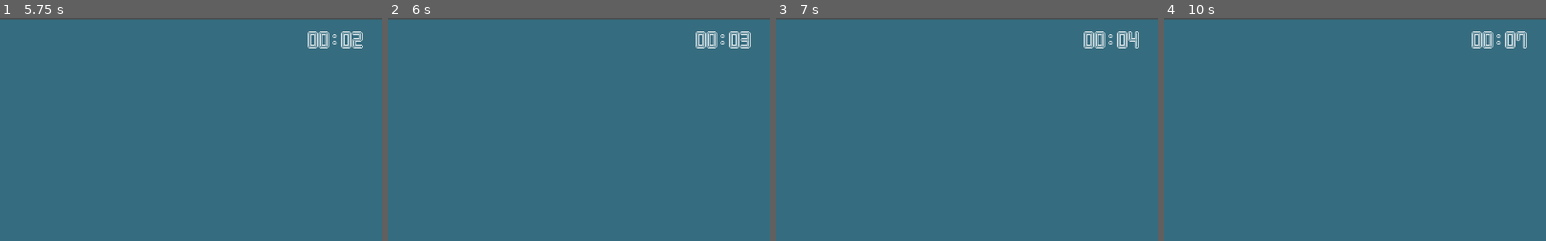
Above: before the commit, frames 1-4 (left to right).
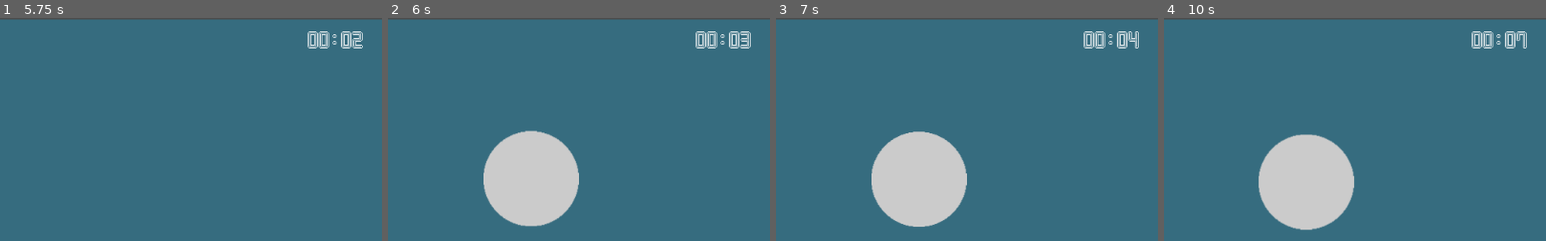
Above: after the commit, the same moments.

Repository: peter-shaw-benson/naval-game
Game: Godot game, scene res://gui/MainMenu.tscn
Same seed, same stepped clock (60 frames per second), same inputs: the game is played once before the commit and once after it.
Inputs (mouse positions are % of the whole screen's width and height, from its top left):
- Up to frame 1 (5.75 s): click "Start Game" at 0.5 s; click "Back" at 1.25 s; click "Start Game" at 2 s; click "Start Game" at 2.75 s; move the mouse to (10, 29) at 3.52 s; hold S (scout) 3.53-4.28 s; click (10, 29) at 3.67 s; move the mouse to (30, 55) at 4.27 s; tap X (bomb) at 4.35 s; click (30, 55) at 4.42 s; tap S (scout) at 4.55, 5.3 s; move the mouse to (60, 28) at 5.02 s; hold F (fighter) from 5.03 s (still down); click (60, 28) at 5.17 s
- Up to frame 2 (6 s): tap Enter at 5.75 s; move the mouse to (45, 70) at 5.77 s; release F (fighter) at 5.78 s; tap Q (patrol) at 5.85 s; click (45, 70) at 5.92 s
- Up to frame 3 (7 s): tap S (scout) at 6.05, 6.8 s; tap Space (pause_game) at 6.5 s; move the mouse to (80, 65) at 6.52 s; hold Shift (queue) from 6.53 s (still down); click (80, 65) at 6.67 s
- Up to frame 4 (10 s): move the mouse to (20, 35) at 7.27 s; release Shift (queue) at 7.28 s; tap S (scout) at 7.35, 8.3, 9.05 s; click (20, 35) at 7.42 s; move the mouse to (55, 50) at 8.02 s; hold B (stop) 8.03-8.78 s; click (55, 50) at 8.17 s; tap Enter at 8.75 s; move the mouse to (35, 25) at 8.77 s; tap Z (strike) at 8.85 s; click (35, 25) at 8.92 s; tap Space (pause_game) at 9.5 s; move the mouse to (72, 45) at 9.52 s; hold S (scout) from 9.53 s (still down); click (72, 45) at 9.67 s
The pictures show only the part of the screen within x 50-100%, y 0-50%; the shares and areas given below are measured in that part.

Frame 1 is identical in both runs. In frame 2, 8.5% of the frame differs, in the area x 25-50%, y 50-94%; in frame 3, 8.5%; in frame 4, 8.6%, in the area x 24-50%, y 52-96%.
Error in both runs: Invalid get index 'type' (on base: 'Dictionary'). (res://Game)

Commit message:
added fog prototype

Diff:
--- a/Game Map/Map 2.gd
+++ b/Game Map/Map 2.gd
@@ -4,6 +4,7 @@
 export var island_scene: PackedScene
 export var airbase_scene: PackedScene
 export var carrier_scene: PackedScene
+export var fog_scene: PackedScene
 
 var squad: Squadron
 var island: Island
@@ -127,6 +128,7 @@
 	carrier.connect("plane_launch", self, "launch_plane_squad")
 	carrier.connect("planes_recovered", self, "recover_plane_squad")
 	carrier.connect("stopped_placing", self, "_on_squadron_stopped_placement")
+
 
 	#place_squadron(squad)
 	# Find mouse position, set squadron position based on it
@@ -252,6 +254,11 @@
 	get_node("Weather").calc_new_wind_speed()
 	for unit in squad_list:
 		unit.calc_new_wind_vector($Weather.get_wind_velocity_cartesian())
+	if $Weather.get_fog_gen_flag():
+		var new_fog = fog_scene.instance()
+		$Weather.register_fog(new_fog)
+		add_child(new_fog)
+	$Weather.update_fog()
 	$WindBox.update_weather_display($Weather.get_wind_dir_angle(), $Weather.get_wind_speed_kt())
 
 func _on_GameClock_timeout():
--- a/Game Map/Map 2.tscn
+++ b/Game Map/Map 2.tscn
@@ -14,10 +14,19 @@
 [ext_resource path="res://Game Map/WindBox.gd" type="Script" id=12]
 [ext_resource path="res://Squad/Carrier/Carrier.tscn" type="PackedScene" id=13]
 [ext_resource path="res://Game Map/Calvinatron/Calvinatron.gd" type="Script" id=14]
+[ext_resource path="res://Game Map/Weather/Fog.tscn" type="PackedScene" id=15]
 
 [sub_resource type="DynamicFont" id=1]
 size = 36
 font_data = ExtResource( 6 )
+
+[sub_resource type="GDScript" id=2]
+script/source = "extends Node
+
+
+func _ready():
+	pass
+"
 
 [node name="Main" type="Node"]
 pause_mode = 2
@@ -26,6 +35,7 @@
 island_scene = ExtResource( 4 )
 airbase_scene = ExtResource( 8 )
 carrier_scene = ExtResource( 13 )
+fog_scene = ExtResource( 15 )
 
 [node name="ColorRect" type="ColorRect" parent="."]
 anchor_right = 1.0
@@ -120,13 +130,13 @@
 [node name="Weather" type="Node" parent="."]
 script = ExtResource( 9 )
 
+[node name="FogGen" type="Node" parent="Weather"]
+script = SubResource( 2 )
+
 [node name="WindBox" type="Control" parent="."]
 margin_right = 168.0
 margin_bottom = 184.0
 script = ExtResource( 12 )
-__meta__ = {
-"_edit_use_anchors_": false
-}
 
 [node name="ArrowSprite" type="Sprite" parent="WindBox"]
 position = Vector2( 80, 80 )
--- /dev/null
+++ b/Game Map/Weather/Fog.gd
@@ -0,0 +1,29 @@
+extends Area2D
+
+var movement: Vector2
+# Declare member variables here. Examples:
+# var a = 2
+# var b = "text"
+func generate_fog_coords():
+	var screen_size = get_viewport().size
+	var random_coords = Vector2(rand_range(1, screen_size.x), rand_range(1, screen_size.y))
+	return random_coords
+
+func _physics_process(delta):
+	global_position = global_position.move_toward(movement, delta*movement.length())
+# Called when the node enters the scene tree for the first time.
+
+func set_movement(movement_in: Vector2):
+	self.movement = self.global_position + movement_in.rotated(3*PI/2)
+
+func _ready():
+	set_movement(Vector2(0, 0))
+	self.global_position = generate_fog_coords()
+
+func get_faction():
+	return 5
+
+
+# Called every frame. 'delta' is the elapsed time since the previous frame.
+#func _process(delta):
+#	pass
--- /dev/null
+++ b/Game Map/Weather/Fog.tscn
@@ -0,0 +1,18 @@
+[gd_scene load_steps=4 format=2]
+
+[ext_resource path="res://Game Map/Weather/Fog.gd" type="Script" id=1]
+[ext_resource path="res://art/spotting_lighting.png" type="Texture" id=2]
+
+[sub_resource type="CircleShape2D" id=1]
+radius = 103.5
+
+[node name="Fog" type="Area2D"]
+collision_layer = 3
+collision_mask = 3
+script = ExtResource( 1 )
+
+[node name="Sprite" type="Sprite" parent="."]
+texture = ExtResource( 2 )
+
+[node name="FogCollision" type="CollisionShape2D" parent="."]
+shape = SubResource( 1 )
--- a/Game Map/Weather/Weather.gd
+++ b/Game Map/Weather/Weather.gd
@@ -10,6 +10,7 @@
 
 var current_dir_std = 0.1
 var current_wind_direction = 0
+var fog_list = []
 var rng = RandomNumberGenerator.new()
 # Declare member variables here. Examples:
 # var a = 2
@@ -44,6 +45,18 @@
 	current_wind_speed*sin(current_wind_direction))
 # Called when the node enters the scene tree for the first time.
 
+func get_fog_gen_flag():
+	if rand_range(0, 1) < 0.2:
+		return true
+	return false
+
+func update_fog():
+	for fog in fog_list:
+		fog.set_movement(get_wind_velocity_cartesian())
+
+func register_fog(fog_in):
+	fog_list.append(fog_in)
+
 func get_wind_dir_angle():
 	return current_wind_direction + 3*PI/2
 
--- a/Squad/CombatUnitsWrapper.tscn
+++ b/Squad/CombatUnitsWrapper.tscn
@@ -16,14 +16,14 @@
 
 [sub_resource type="SpriteFrames" id=1]
 animations = [ {
+"frames": [ ExtResource( 13 ), ExtResource( 9 ), ExtResource( 14 ) ],
+"loop": true,
+"name": "scout_plane_basic",
+"speed": 5.0
+}, {
 "frames": [ ExtResource( 11 ), ExtResource( 12 ), ExtResource( 10 ) ],
 "loop": true,
 "name": "scout_plane_clicked",
-"speed": 5.0
-}, {
-"frames": [ ExtResource( 5 ), ExtResource( 6 ), ExtResource( 7 ) ],
-"loop": true,
-"name": "ship_clicked",
 "speed": 5.0
 }, {
 "frames": [ ExtResource( 4 ), ExtResource( 3 ), ExtResource( 2 ) ],
@@ -31,9 +31,9 @@
 "name": "ship_basic",
 "speed": 5.0
 }, {
-"frames": [ ExtResource( 13 ), ExtResource( 9 ), ExtResource( 14 ) ],
+"frames": [ ExtResource( 5 ), ExtResource( 6 ), ExtResource( 7 ) ],
 "loop": true,
-"name": "scout_plane_basic",
+"name": "ship_clicked",
 "speed": 5.0
 } ]
 
@@ -56,10 +56,9 @@
 [sub_resource type="StyleBoxFlat" id=6]
 bg_color = Color( 0.831373, 0.878431, 0.137255, 1 )
 
-[node name="Squadron" type="Area2D" groups=[
-"squad_group",
-]]
+[node name="Squadron" type="Area2D" groups=["squad_group"]]
 position = Vector2( 134, 76.75 )
+collision_mask = 17
 script = ExtResource( 1 )
 
 [node name="Sprite" type="AnimatedSprite" parent="."]
@@ -107,11 +106,9 @@
 custom_styles/bg = SubResource( 5 )
 value = 25.0
 percent_visible = false
-__meta__ = {
-"_edit_use_anchors_": false
-}
 
 [node name="ShotTimer" type="Timer" parent="."]
 wait_time = 0.5
+
 [connection signal="area_entered" from="." to="." method="_on_Squadron_area_entered"]
 [connection signal="timeout" from="ShotTimer" to="." method="_on_ShotTimer_timeout"]
--- a/Squad/PlaneSquadron/PlaneSquadron.gd
+++ b/Squad/PlaneSquadron/PlaneSquadron.gd
@@ -186,10 +186,15 @@
 
 func _on_PlaneSquad_area_entered(area):
 	#print("plane hit base")
-
 	if current_target.distance_to(area.global_position) < 5:
-
 		emit_signal("planes_recovered", self)
+
+	if area.get_faction() == 5:
+		do_fog_effects()
+
+func do_fog_effects():
+	self.hide()
+
 
 func carrier_launch(carrier):
 	carrier_origin = carrier
--- a/Squad/PlaneSquadron/PlaneSquadron.tscn
+++ b/Squad/PlaneSquadron/PlaneSquadron.tscn
@@ -31,31 +31,6 @@
 
 [sub_resource type="SpriteFrames" id=1]
 animations = [ {
-"frames": [ ExtResource( 6 ), ExtResource( 1 ), ExtResource( 5 ) ],
-"loop": true,
-"name": "scoutPlane_basic",
-"speed": 5.0
-}, {
-"frames": [ ExtResource( 20 ), ExtResource( 19 ), ExtResource( 16 ) ],
-"loop": true,
-"name": "levelBomber_clicked",
-"speed": 5.0
-}, {
-"frames": [ ExtResource( 4 ), ExtResource( 3 ), ExtResource( 2 ) ],
-"loop": true,
-"name": "scoutPlane_clicked",
-"speed": 5.0
-}, {
-"frames": [ ExtResource( 26 ), ExtResource( 24 ), ExtResource( 25 ) ],
-"loop": true,
-"name": "torpBomber_clicked",
-"speed": 5.0
-}, {
-"frames": [ ExtResource( 23 ), ExtResource( 21 ), ExtResource( 22 ) ],
-"loop": true,
-"name": "torpBomber_basic",
-"speed": 5.0
-}, {
 "frames": [ ExtResource( 8 ), ExtResource( 7 ), ExtResource( 12 ) ],
 "loop": true,
 "name": "fighter_basic",
@@ -69,6 +44,31 @@
 "frames": [ ExtResource( 15 ), ExtResource( 17 ), ExtResource( 18 ) ],
 "loop": true,
 "name": "levelBomber_basic",
+"speed": 5.0
+}, {
+"frames": [ ExtResource( 20 ), ExtResource( 19 ), ExtResource( 16 ) ],
+"loop": true,
+"name": "levelBomber_clicked",
+"speed": 5.0
+}, {
+"frames": [ ExtResource( 6 ), ExtResource( 1 ), ExtResource( 5 ) ],
+"loop": true,
+"name": "scoutPlane_basic",
+"speed": 5.0
+}, {
+"frames": [ ExtResource( 4 ), ExtResource( 3 ), ExtResource( 2 ) ],
+"loop": true,
+"name": "scoutPlane_clicked",
+"speed": 5.0
+}, {
+"frames": [ ExtResource( 23 ), ExtResource( 21 ), ExtResource( 22 ) ],
+"loop": true,
+"name": "torpBomber_basic",
+"speed": 5.0
+}, {
+"frames": [ ExtResource( 26 ), ExtResource( 24 ), ExtResource( 25 ) ],
+"loop": true,
+"name": "torpBomber_clicked",
 "speed": 5.0
 } ]
 
@@ -116,5 +116,6 @@
 }
 
 [node name="CAPTimer" type="Timer" parent="."]
+
 [connection signal="area_entered" from="." to="." method="_on_PlaneSquad_area_entered"]
 [connection signal="timeout" from="CAPTimer" to="." method="_on_CAPTimer_timeout"]
--- a/Squad/ShipSquadron.gd
+++ b/Squad/ShipSquadron.gd
@@ -88,6 +88,11 @@
 
 		get_node("IslandCollision").set_deferred("disabled", true)
 
+	if area.get_faction() == 5:
+		do_fog_effects()
+
+func do_fog_effects():
+	print("fog found")
 
 func _physics_process(delta):
 
--- a/Squad/Squadron.tscn
+++ b/Squad/Squadron.tscn
@@ -11,14 +11,14 @@
 
 [sub_resource type="SpriteFrames" id=1]
 animations = [ {
+"frames": [ ExtResource( 4 ), ExtResource( 3 ), ExtResource( 2 ) ],
+"loop": true,
+"name": "squadron_basic",
+"speed": 5.0
+}, {
 "frames": [ ExtResource( 5 ), ExtResource( 6 ), ExtResource( 7 ) ],
 "loop": true,
 "name": "squadron_clicked",
-"speed": 5.0
-}, {
-"frames": [ ExtResource( 4 ), ExtResource( 3 ), ExtResource( 2 ) ],
-"loop": true,
-"name": "squadron_basic",
 "speed": 5.0
 } ]
 
@@ -41,9 +41,7 @@
 [sub_resource type="StyleBoxFlat" id=6]
 bg_color = Color( 0.831373, 0.878431, 0.137255, 1 )
 
-[node name="Squadron" type="Area2D" groups=[
-"squad_group",
-]]
+[node name="Squadron" type="Area2D" groups=["squad_group"]]
 pause_mode = 1
 position = Vector2( 134, 76.75 )
 script = ExtResource( 1 )
@@ -100,5 +98,6 @@
 
 [node name="ShotTimer" type="Timer" parent="."]
 wait_time = 0.5
+
 [connection signal="area_entered" from="." to="." method="_on_Squadron_area_entered"]
 [connection signal="timeout" from="ShotTimer" to="." method="_on_ShotTimer_timeout"]
--- a/gui/MainMenu.tscn
+++ b/gui/MainMenu.tscn
@@ -104,6 +104,7 @@
 margin_bottom = 140.0
 size_flags_vertical = 0
 text = "Quit"
+
 [connection signal="pressed" from="VBoxContainer/MarginContainer3/options/StartButton2" to="." method="_on_StartButton_pressed"]
 [connection signal="pressed" from="VBoxContainer/MarginContainer3/options/Custom Game" to="." method="_on_Custom_Game_pressed"]
 [connection signal="pressed" from="VBoxContainer/MarginContainer3/options/QuitButton" to="." method="_on_QuitButton_pressed"]
--- a/project.godot
+++ b/project.godot
@@ -133,52 +133,52 @@
 
 queue={
 "deadzone": 0.5,
-"events": [ Object(InputEventKey,"resource_local_to_scene":false,"resource_name":"","device":0,"alt":false,"shift":false,"control":false,"meta":false,"command":false,"pressed":false,"scancode":16777237,"unicode":0,"echo":false,"script":null)
+"events": [ Object(InputEventKey,"resource_local_to_scene":false,"resource_name":"","device":0,"alt":false,"shift":false,"control":false,"meta":false,"command":false,"pressed":false,"scancode":16777237,"physical_scancode":0,"unicode":0,"echo":false,"script":null)
  ]
 }
 scout={
 "deadzone": 0.5,
-"events": [ Object(InputEventKey,"resource_local_to_scene":false,"resource_name":"","device":0,"alt":false,"shift":false,"control":false,"meta":false,"command":false,"pressed":false,"scancode":83,"unicode":0,"echo":false,"script":null)
+"events": [ Object(InputEventKey,"resource_local_to_scene":false,"resource_name":"","device":0,"alt":false,"shift":false,"control":false,"meta":false,"command":false,"pressed":false,"scancode":83,"physical_scancode":0,"unicode":0,"echo":false,"script":null)
  ]
 }
 strike={
 "deadzone": 0.5,
-"events": [ Object(InputEventKey,"resource_local_to_scene":false,"resource_name":"","device":0,"alt":false,"shift":false,"control":false,"meta":false,"command":false,"pressed":false,"scancode":90,"unicode":0,"echo":false,"script":null)
+"events": [ Object(InputEventKey,"resource_local_to_scene":false,"resource_name":"","device":0,"alt":false,"shift":false,"control":false,"meta":false,"command":false,"pressed":false,"scancode":90,"physical_scancode":0,"unicode":0,"echo":false,"script":null)
  ]
 }
 stop={
 "deadzone": 0.5,
-"events": [ Object(InputEventKey,"resource_local_to_scene":false,"resource_name":"","device":0,"alt":false,"shift":false,"control":false,"meta":false,"command":false,"pressed":false,"scancode":66,"unicode":0,"echo":false,"script":null)
+"events": [ Object(InputEventKey,"resource_local_to_scene":false,"resource_name":"","device":0,"alt":false,"shift":false,"control":false,"meta":false,"command":false,"pressed":false,"scancode":66,"physical_scancode":0,"unicode":0,"echo":false,"script":null)
  ]
 }
 bomb={
 "deadzone": 0.5,
-"events": [ Object(InputEventKey,"resource_local_to_scene":false,"resource_name":"","device":0,"alt":false,"shift":false,"control":false,"meta":false,"command":false,"pressed":false,"scancode":88,"unicode":0,"echo":false,"script":null)
+"events": [ Object(InputEventKey,"resource_local_to_scene":false,"resource_name":"","device":0,"alt":false,"shift":false,"control":false,"meta":false,"command":false,"pressed":false,"scancode":88,"physical_scancode":0,"unicode":0,"echo":false,"script":null)
  ]
 }
 patrol={
 "deadzone": 0.5,
-"events": [ Object(InputEventKey,"resource_local_to_scene":false,"resource_name":"","device":0,"alt":false,"shift":false,"control":false,"meta":false,"command":false,"pressed":false,"scancode":81,"unicode":0,"echo":false,"script":null)
+"events": [ Object(InputEventKey,"resource_local_to_scene":false,"resource_name":"","device":0,"alt":false,"shift":false,"control":false,"meta":false,"command":false,"pressed":false,"scancode":81,"physical_scancode":0,"unicode":0,"echo":false,"script":null)
  ]
 }
 cancel={
 "deadzone": 0.5,
-"events": [ Object(InputEventKey,"resource_local_to_scene":false,"resource_name":"","device":0,"alt":false,"shift":false,"control":false,"meta":false,"command":false,"pressed":false,"scancode":16777217,"unicode":0,"echo":false,"script":null)
+"events": [ Object(InputEventKey,"resource_local_to_scene":false,"resource_name":"","device":0,"alt":false,"shift":false,"control":false,"meta":false,"command":false,"pressed":false,"scancode":16777217,"physical_scancode":0,"unicode":0,"echo":false,"script":null)
  ]
 }
 fighter={
 "deadzone": 0.5,
-"events": [ Object(InputEventKey,"resource_local_to_scene":false,"resource_name":"","device":0,"alt":false,"shift":false,"control":false,"meta":false,"command":false,"pressed":false,"scancode":70,"unicode":0,"echo":false,"script":null)
+"events": [ Object(InputEventKey,"resource_local_to_scene":false,"resource_name":"","device":0,"alt":false,"shift":false,"control":false,"meta":false,"command":false,"pressed":false,"scancode":70,"physical_scancode":0,"unicode":0,"echo":false,"script":null)
  ]
 }
 pause_menu={
 "deadzone": 0.5,
-"events": [ Object(InputEventKey,"resource_local_to_scene":false,"resource_name":"","device":0,"alt":false,"shift":false,"control":false,"meta":false,"command":false,"pressed":false,"scancode":16777217,"unicode":0,"echo":false,"script":null)
+"events": [ Object(InputEventKey,"resource_local_to_scene":false,"resource_name":"","device":0,"alt":false,"shift":false,"control":false,"meta":false,"command":false,"pressed":false,"scancode":16777217,"physical_scancode":0,"unicode":0,"echo":false,"script":null)
  ]
 }
 pause_game={
 "deadzone": 0.5,
-"events": [ Object(InputEventKey,"resource_local_to_scene":false,"resource_name":"","device":0,"alt":false,"shift":false,"control":false,"meta":false,"command":false,"pressed":false,"scancode":32,"unicode":0,"echo":false,"script":null)
+"events": [ Object(InputEventKey,"resource_local_to_scene":false,"resource_name":"","device":0,"alt":false,"shift":false,"control":false,"meta":false,"command":false,"pressed":false,"scancode":32,"physical_scancode":0,"unicode":0,"echo":false,"script":null)
  ]
 }
 
Not shown: 1 places in Game Map/Map 2.tscn that only renumber resources
